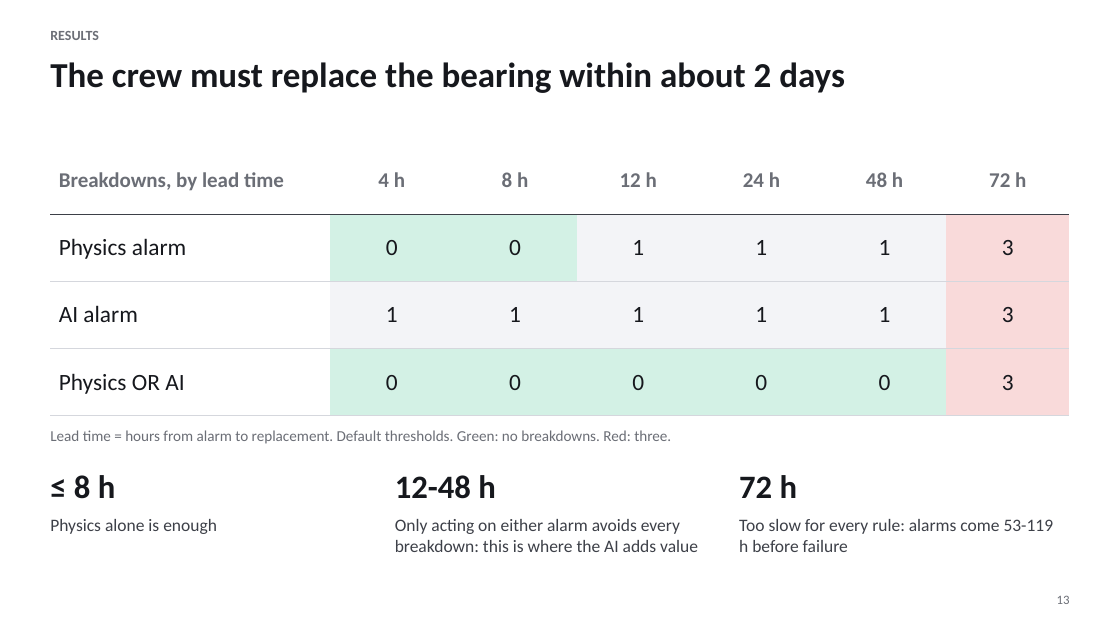
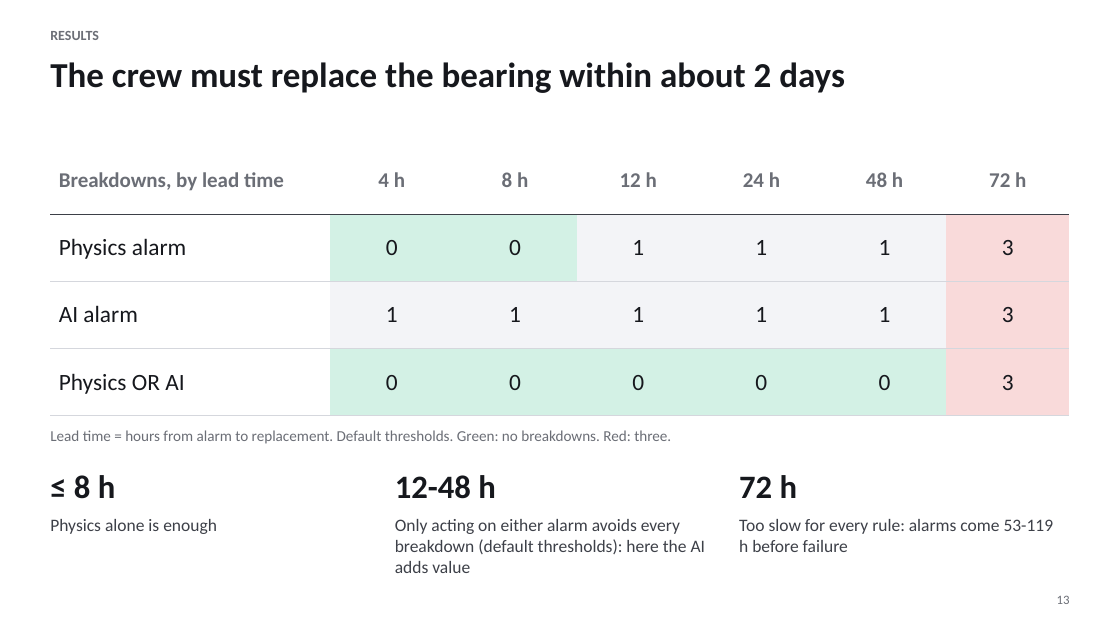
Before and after one commit to Adrian-Jotham/AISmartFactory, a slide deck: slide 13 of predictive_maintenance_part2.pptx. Drawn at 1120x630 pixels with LibreOffice and Linux fonts; fonts in the diff are those of the drawing. Boxes give left, top, right and bottom in pixels: in the first picture for what was removed or moved away, otherwise in the second. Text is boxed around its words. In the diff, an @@ line names an element or a change of style, - is before the commit and + after.

```diff
--- a/predictive_maintenance_part2.pptx
+++ b/predictive_maintenance_part2.pptx
@@ text at [395,519,706,573]: text changed @@
-Only acting on either alarm avoids every breakdown: this is where the AI adds value
+Only acting on either alarm avoids every breakdown (default thresholds): here the AI adds value
```
Also in this commit, not shown: 11 other slides changed, 1 slide added, 23 other files.
